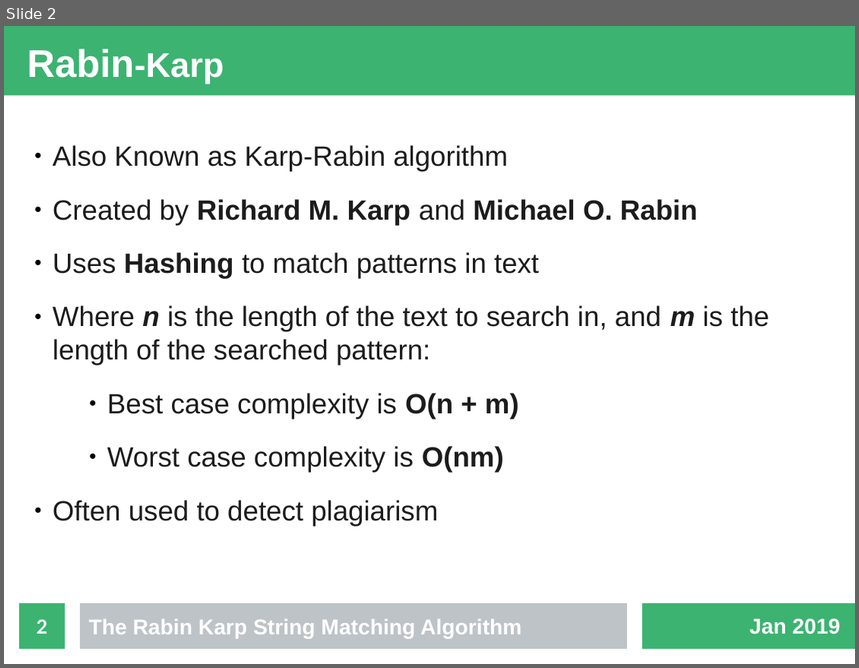
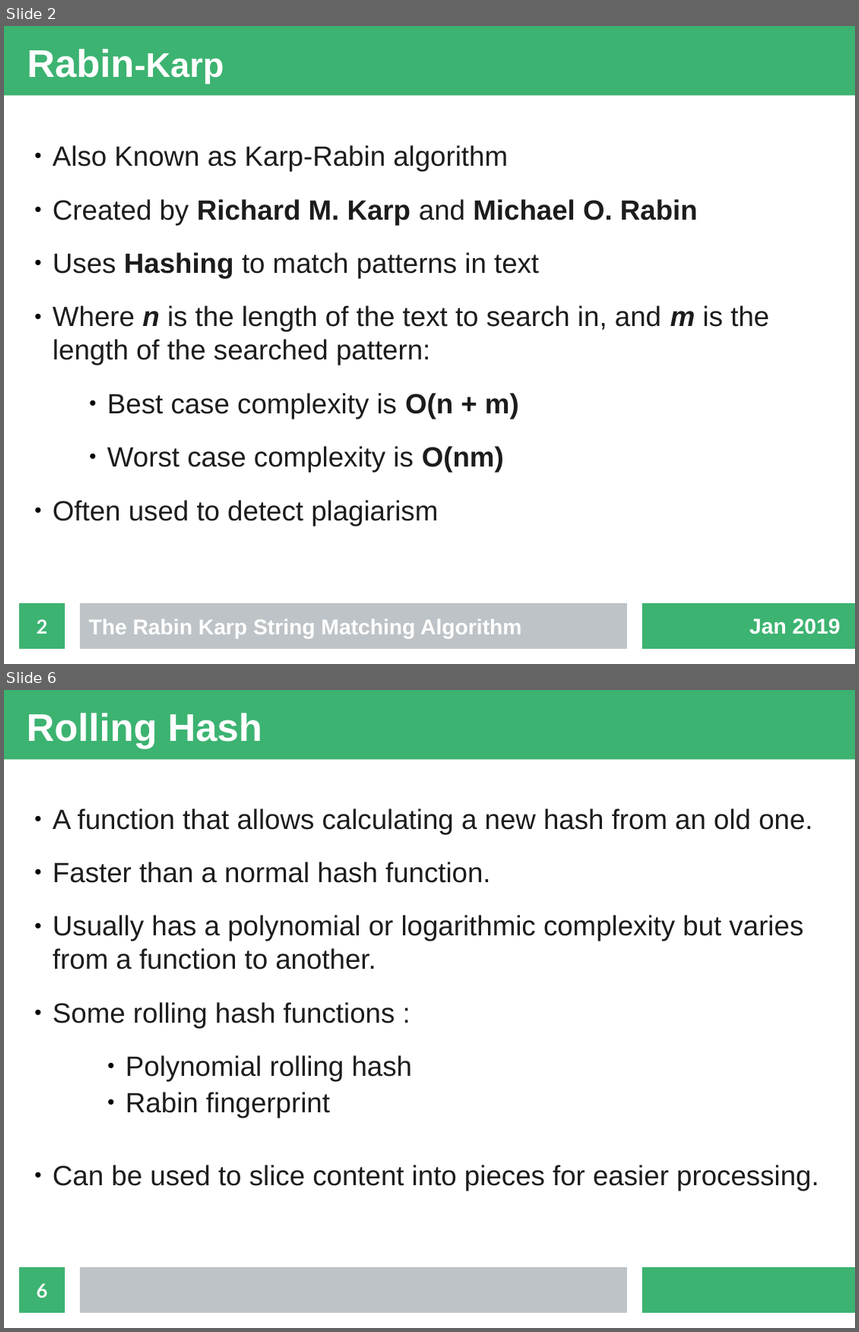
Before and after one commit to fennecinspace/Rabin-Karp, a slide deck: presentation/presentation.odp. Shown one above the other, each under a label of ours: slide 2 before the commit, slides 2 and 6 after it; the slides between them are not shown. The pictures are 859x668 and 859x1332 pixels, drawn with LibreOffice and Linux fonts; fonts in the diff are those of the drawing. Boxes give left, top, right and bottom in pixels: in the first picture for what was removed or moved away, otherwise in the second. Text is boxed around its words. In the diff, an @@ line names an element or a change of style, - is before the commit and + after.

```diff
--- a/presentation/presentation.odp
+++ b/presentation/presentation.odp
@@ slide 6 added at box(4, 690, 855, 1328), background #FFFFFF; not listed: 3 template elements that a slide beside it also shows @@
@@ title added at box(27, 713, 262, 749), 36 pt, text #FFFFFF, bold @@
+Rolling Hash
@@ text added at box(53, 809, 819, 1192), 26 pt, text #1C1C1C @@
+● A function that allows calculating a new hash from an old one.
+● Faster than a normal hash function.
+● Usually has a polynomial or logarithmic complexity but varies from a function to another.
+● Some rolling hash functions :
+        ● Polynomial rolling hash
+        ● Rabin fingerprint
+● Can be used to slice content into pieces for easier processing.
@@ page number added at box(19, 1268, 65, 1313), fill #3CB371, 18 pt, text #FFFFFF, bold @@
+6
```
Also in this commit, not shown: 1 slide changed, 3 other slides added, 1 slide removed.
